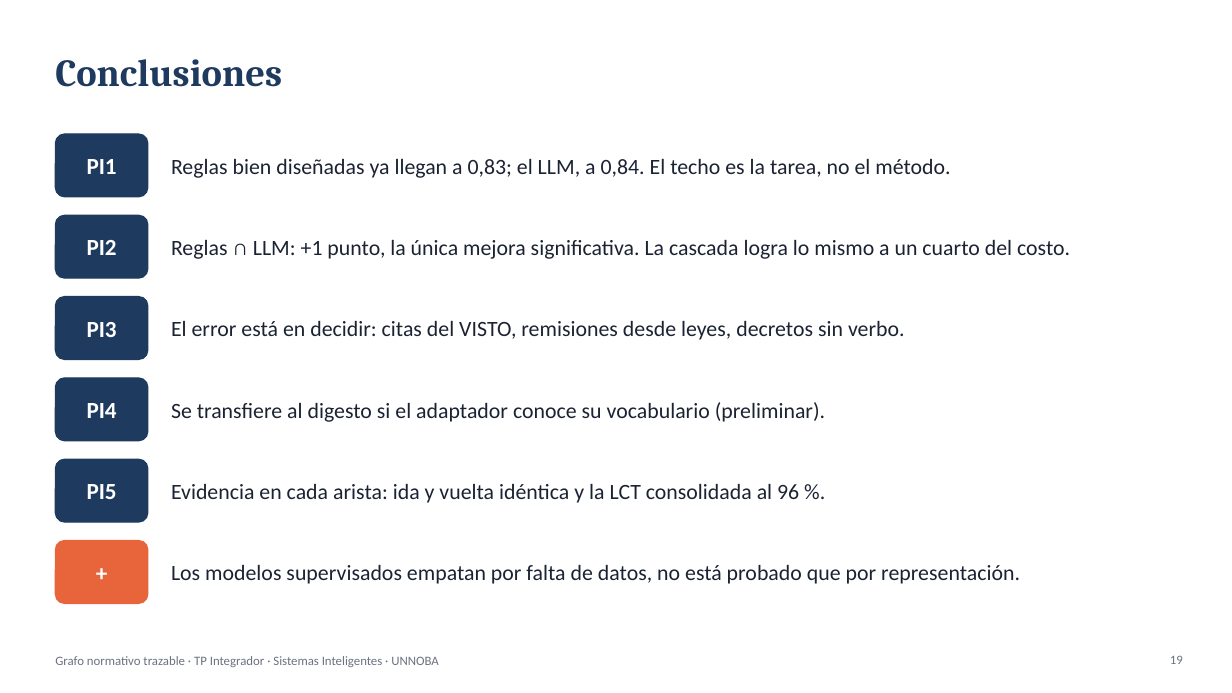
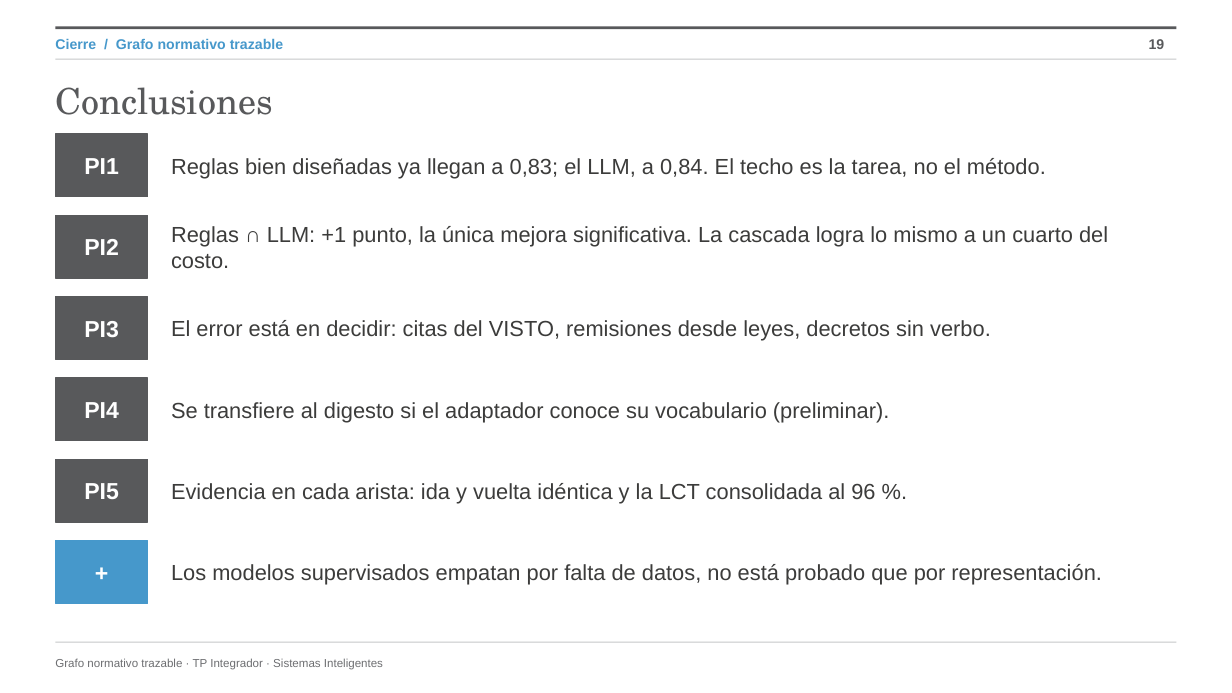
Before and after one commit to JuampiJPT/grafo-legal, a slide deck: slide 19 of docs/presentacion/presentacion_coloquio.pptx. Drawn at 1232x693 pixels with LibreOffice and Linux fonts; fonts in the diff are those of the drawing; background and template pictures are left out. Boxes give left, top, right and bottom in pixels: in the first picture for what was removed or moved away, otherwise in the second. Text is boxed around its words. In the diff, an @@ line names an element or a change of style, - is before the commit and + after.

Commit message:
Presentación con la identidad UNNOBA del manual (B74)

```diff
--- a/docs/presentacion/presentacion_coloquio.pptx
+++ b/docs/presentacion/presentacion_coloquio.pptx
@@ line added from (55, 28) to (1177, 28), #58595B 2.25 pt @@
@@ line added from (55, 59) to (1177, 59), #C6C7C8 0.75 pt @@
@@ text added at [55,38,283,49], 11 pt, text #4698CB, bold @@
+Cierre / Grafo normativo trazable
@@ page number: place and size @@
-page number at [1170,656,1183,664]
+page number at [1149,39,1165,49]
@@ page number at [1149,39,1165,49]: size 10 to 11 pt, font Calibri to Arial, text colour #6B7280 to #58595B, bold on @@
@@ title "Conclusiones": place and size @@
-title "Conclusiones" at [55,59,282,87]
+title "Conclusiones" at [55,87,272,115]
@@ title "Conclusiones" at [55,87,272,115]: size 30 to 28 pt, font Cambria to TeX Gyre Schola, text colour #1F3A5F to #58595B, bold off @@
@@ rounded rectangle removed at [55,134,148,197] @@
@@ rectangle added at [55,134,148,197], fill #58595B, outline #58595B 1 pt @@
@@ rounded rectangle removed at [55,215,148,278] @@
@@ rectangle added at [55,215,148,278], fill #58595B, outline #58595B 1 pt @@
@@ rounded rectangle removed at [55,297,148,360] @@
@@ rectangle added at [55,297,148,360], fill #58595B, outline #58595B 1 pt @@
@@ rounded rectangle removed at [55,378,148,441] @@
@@ rectangle added at [55,378,148,441], fill #58595B, outline #58595B 1 pt @@
@@ rounded rectangle removed at [55,459,148,522] @@
@@ rectangle added at [55,459,148,522], fill #58595B, outline #58595B 1 pt @@
@@ font Calibri to Arial in 6 elements at [84,158,119,174], [84,239,119,255], [84,321,119,338], [84,402,119,418], [84,483,119,499], [55,541,148,604] @@
@@ rounded rectangle removed at [55,541,148,604] @@
@@ rectangle added at [55,541,148,604], fill #4698CB, outline #4698CB 1 pt @@
@@ font Calibri to Arial, text colour #1B2333 to #3C3C3B in 6 elements at [171,158,1046,178], [171,226,1108,268], [171,320,991,341], [171,402,889,422], [171,483,875,504], [171,564,1102,585] @@
@@ text at [55,658,383,670]: text changed; size 10 to 9 pt; font Calibri to Arial; text colour #6B7280 to #6D6E71 @@
-Grafo normativo trazable · TP Integrador · Sistemas Inteligentes · UNNOBA
+Grafo normativo trazable · TP Integrador · Sistemas Inteligentes
@@ line added from (55, 642) to (1177, 642), #C6C7C8 0.75 pt @@
```
Also in this commit, not shown: 20 other slides changed, 6 other files.
